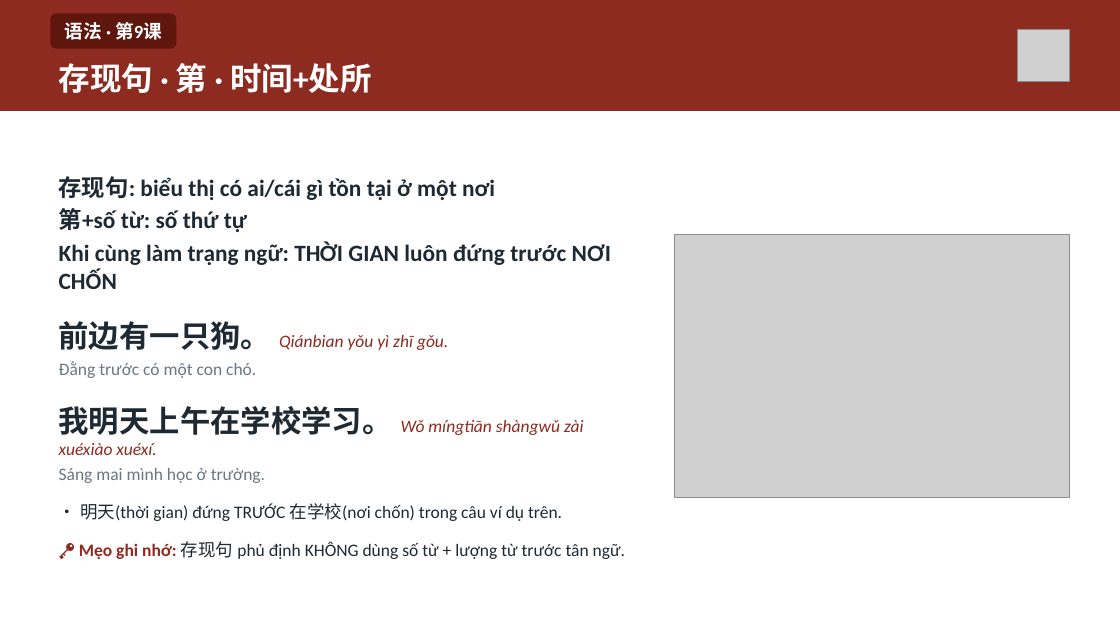
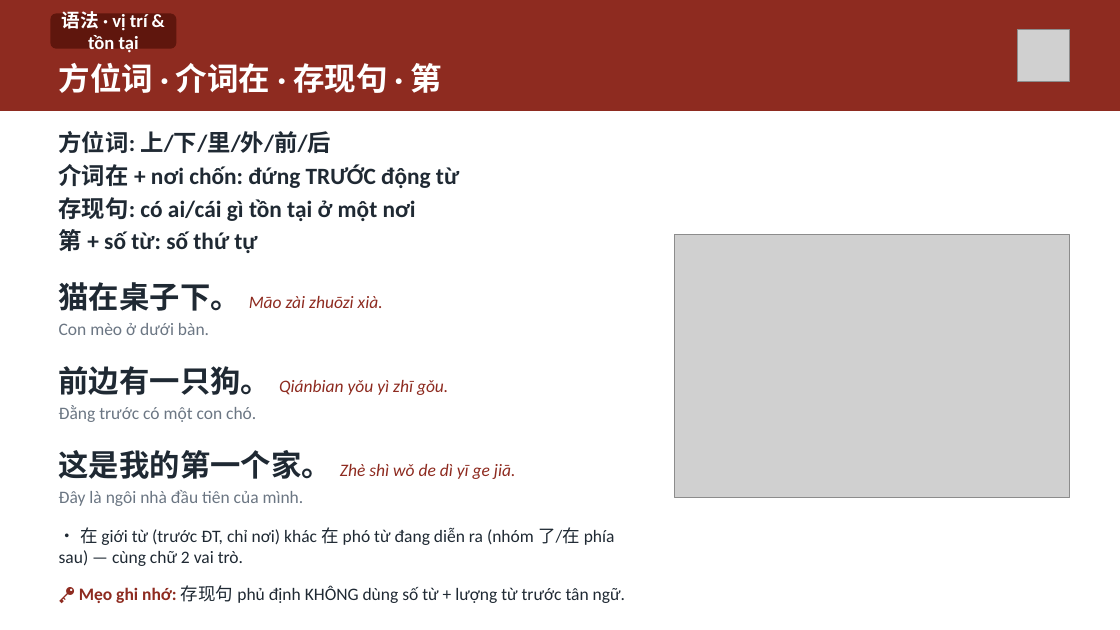
Before and after one commit to HuyenNguyen911/chinese-learning-os, a slide deck: slide 9 of output/hsk1/buoi16_ontap/slide/Buoi-16-Ontap.pptx (slide 11 before the commit). Drawn at 1120x630 pixels with LibreOffice and Linux fonts; fonts in the diff are those of the drawing; grey boxes stand for pictures. Boxes give left, top, right and bottom in pixels: in the first picture for what was removed or moved away, otherwise in the second. Text is boxed around its words. In the diff, an @@ line names an element or a change of style, - is before the commit and + after.

```diff
--- a/output/hsk1/buoi16_ontap/slide/Buoi-16-Ontap.pptx
+++ b/output/hsk1/buoi16_ontap/slide/Buoi-16-Ontap.pptx
@@ text in rounded rectangle at box(62, 11, 148, 53): text changed @@
-语法 · 第9课
+语法 · vị trí & tồn tại
@@ text at box(59, 63, 442, 93): text changed @@
-存现句 · 第 · 时间+处所
+方位词 · 介词在 · 存现句 · 第
@@ text at box(59, 131, 459, 335): text changed @@
-存现句: biểu thị có ai/cái gì tồn tại ở một nơi
-第+số từ: số thứ tự
-Khi cùng làm trạng ngữ: THỜI GIAN luôn đứng trước NƠI CHỐN
+方位词: 上/下/里/外/前/后
+介词在 + nơi chốn: đứng TRƯỚC động từ
+存现句: có ai/cái gì tồn tại ở một nơi
+第 + số từ: số thứ tự
+猫在桌子下。 Māo zài zhuōzi xià.
+Con mèo ở dưới bàn.
@@ text at box(59, 450, 615, 566): text changed @@
-我明天上午在学校学习。 Wǒ míngtiān shàngwǔ zài xuéxiào xuéxí.
-Sáng mai mình học ở trường.
-• 明天(thời gian) đứng TRƯỚC 在学校(nơi chốn) trong câu ví dụ trên.
+这是我的第一个家。 Zhè shì wǒ de dì yī ge jiā.
+Đây là ngôi nhà đầu tiên của mình.
+• 在 giới từ (trước ĐT, chỉ nơi) khác 在 phó từ đang diễn ra (nhóm 了/在 phía sau) — cùng chữ 2 vai trò.
```
Also in this commit, not shown: 16 other slides changed, 2 slides added, 1 slide removed, 44 other files.
